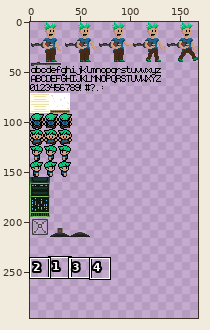
Two versions of one sprite sheet, images/sprites.png. The first picture is a wide view before the edit; the outline marks the close-up.
Close-up. Before the edit:
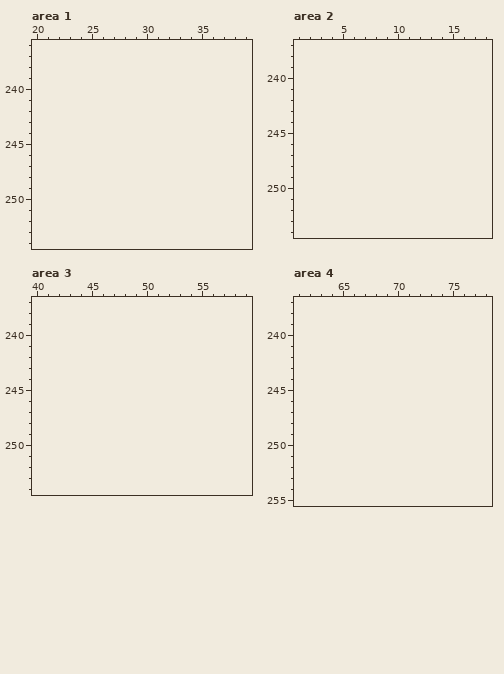
The file is 168x215 pixels. Colours within 5 levels of each other are drawn and written as one. Shown: area 1: x 20..39, y 236..254; area 2: x 1..18, y 237..254; area 3: x 40..59, y 237..254; area 4: x 61..78, y 237..255. The old version is drawn lined up with the new one, on the new canvas. The commit also changed other parts of the picture, which this record leaves out.
And afterwards:
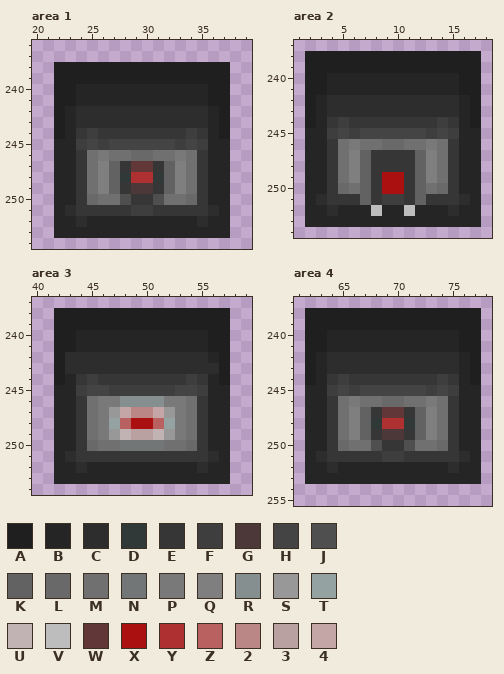
Palette (. is transparent): A #1f1f1f  B #252525  C #2d2d2d  D #303838  E #363636  F #3e3e3e  G #4c3838  H #444444  J #4f4f4f  K #626262  L #696969  M #707070  N #737676  P #797979  Q #7f7f7f  R #858f8f  S #989898  T #95a2a2  U #c1b3b3  V #bdbdbd  W #613737  X #ab1010  Y #ae3030  Z #b96161  2 #bb8686  3 #baa1a1  4 #c4a6a6
The exact change:
canvas 168x215 -> 168x296
Area 1:
y 238..239: x 22..37 ................ -> AAAAAAAAAAAAAAAA
y 240..241: x 22..37 ................ -> AABBBBBBBBBBBBAA
y 242..243: x 22..37 ................ -> ABCCCCCCCCCCCCBA
y 244: x 22..37 ................ -> ABEFEEEEEEEEFEBA
y 245: x 22..37 ................ -> BBFHFHHHHHHFHFBB
y 246: x 22..37 ................ -> BBEMPMMLLMMPMEBB
y 247: x 22..37 ................ -> BBEMQKEWWEKQMEBB
y 248: x 22..37 ................ -> BBEMQKDYYDKQMEBB
y 249: x 22..37 ................ -> BBEMQKEGGEKQMEBB
y 250: x 22..37 ................ -> BBELMMJEEJMMLEBB
y 251: x 22..37 ................ -> BCEEEEEFFEEEEECB
y 252: x 22..37 ................ -> BBCBBBBBBBBBBCBB
y 253: x 22..37 ................ -> BBBBBBBBBBBBBBBB
Area 2:
y 238..239: x 2..17 ................ -> AAAAAAAAAAAAAAAA
y 240..241: x 2..17 ................ -> AABBBBBBBBBBBBAA
y 242..243: x 2..17 ................ -> ABCCCCCCCCCCCCBA
y 244: x 2..17 ................ -> ABEFEEEEEEEEFEBA
y 245: x 2..17 ................ -> BBFHFHHHHHHFHFBB
y 246: x 2..17 ................ -> BBEMPMMLLMMPMEBB
y 247..248: x 2..17 ................ -> BBEMQKEEEEKQMEBB
y 249: x 2..17 ................ -> BBEMQKEXXEKQMEBB
y 250: x 2..17 ................ -> BBELMKEXXEKMLEBB
y 251: x 2..17 ................ -> BCEEEKEFFEKEEECB
y 252: x 2..17 ................ -> BBCBBBVBBVBBBCBB
y 253: x 2..17 ................ -> BBBBBBBBBBBBBBBB
Area 3:
y 238..239: x 42..57 ................ -> AAAAAAAAAAAAAAAA
y 240..241: x 42..57 ................ -> AABBBBBBBBBBBBAA
y 242: x 42..57 ................ -> ACCCCCCCCCCCCCBA
y 243: x 42..57 ................ -> ACCCCCCCCCCCCCCA
y 244: x 42..57 ................ -> ABEFEEEEEEEEFEBA
y 245: x 42..57 ................ -> BBFHHFFFFFFHHFBB
y 246: x 42..57 ................ -> BBEMPPRRRRPPMEBB
y 247: x 42..57 ................ -> BBEMPS4224SPMEBB
y 248: x 42..57 ................ -> BBEMPTZXXZTPMEBB
y 249: x 42..57 ................ -> BBEMPSU33USPMEBB
y 250: x 42..57 ................ -> BBELMMNNNNMMLEBB
y 251: x 42..57 ................ -> BCEEEEEEEEEEEECB
y 252: x 42..57 ................ -> BBCBBBBBBBBBBCBB
y 253: x 42..57 ................ -> BBBBBBBBBBBBBBBB
Area 4:
y 238..239: x 62..77 ................ -> AAAAAAAAAAAAAAAA
y 240..241: x 62..77 ................ -> AABBBBBBBBBBBBAA
y 242..243: x 62..77 ................ -> ABCCCCCCCCCCCCBA
y 244: x 62..77 ................ -> ABEFEEEEEEEEFEBA
y 245: x 62..77 ................ -> BBFHFHHHHHHFHFBB
y 246: x 62..77 ................ -> BBEMPMMLLMMPMEBB
y 247: x 62..77 ................ -> BBEMQKEWWEKQMEBB
y 248: x 62..77 ................ -> BBEMQKDYYDKQMEBB
y 249: x 62..77 ................ -> BBEMQKEGGEKQMEBB
y 250: x 62..77 ................ -> BBELMMJEEJMMLEBB
y 251: x 62..77 ................ -> BCEEEEEFFEEEEECB
y 252: x 62..77 ................ -> BBCBBBBBBBBBBCBB
y 253: x 62..77 ................ -> BBBBBBBBBBBBBBBB
Where, in picture pixels (left, top, right, bottom), the same in both close-ups:
added: (54, 62, 230, 238)
added: (305, 51, 481, 227)
added: (54, 308, 230, 484)
added: (305, 308, 481, 484)
